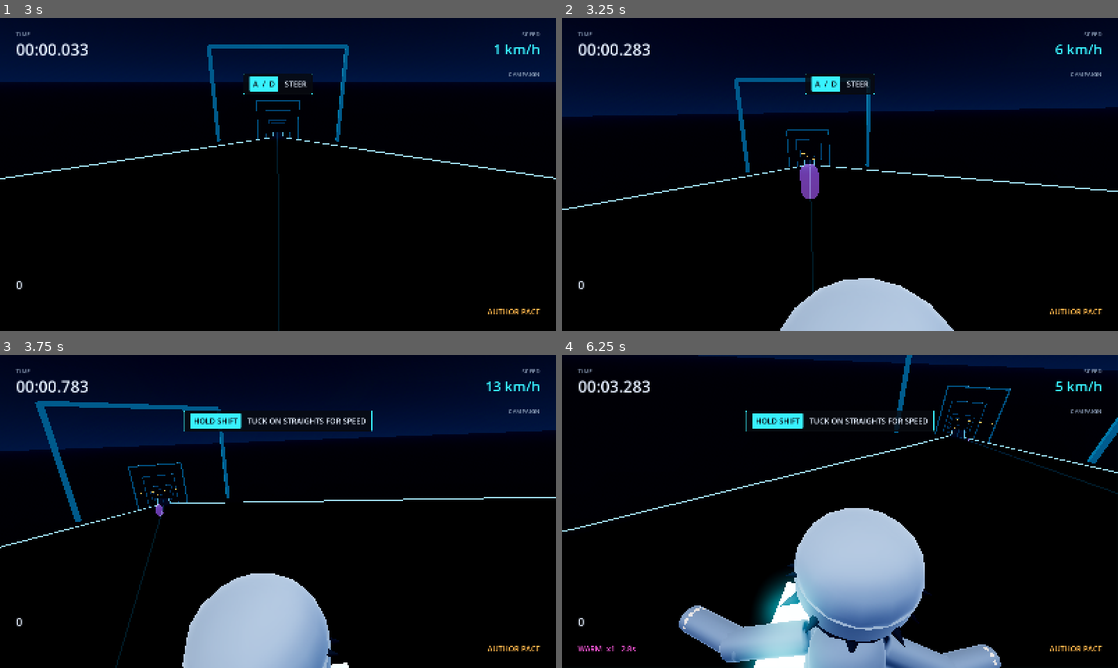
Above: before the commit, frames 1-4 (two rows, left to right).
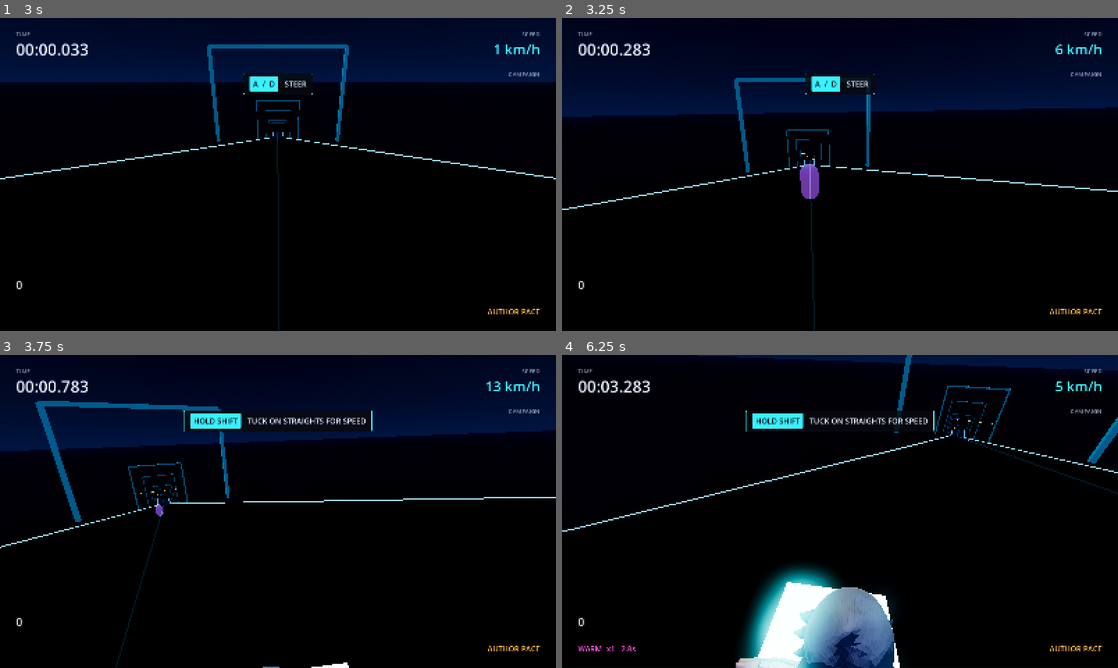
Above: after the commit, the same moments.

Repository: mikeylambo/Lets-Slide
Game: Godot game, scene res://Main.tscn
The game is run twice, just before and just after one commit, with the same random seed, the same clock (stepped at 60 frames per second) and the same inputs.
Inputs (mouse positions are in pixels of both pictures, inside the frame that each line leads up to):
- Up to frame 1 (3 s): click "START YOUR FIRST DESCENT" at 0.5 s; tap Enter (ui_accept) at 1.25 s; move the mouse to (400, 158) at 1.27 s; hold D (steer_right) 1.28-2 s; hold Shift (tuck) 1.28-2 s; click (400, 158) at 1.42 s; tap J (dev_jump) at 1.52 s; drag from (166, 190) to (250, 237) at 2.02 s; move the mouse to (333, 105) at 2.77 s; hold D (steer_right) from 2.78 s (still down); tap N at 2.85 s
- Up to frame 2 (3.25 s): keep holding D (steer_right)
- Up to frame 3 (3.75 s): release D (steer_right) at 3.5 s; drag from (250, 574) to (111, 464) at 3.52 s
- Up to frame 4 (6.25 s): move the mouse to (1006, 558) at 4.27 s; hold A (steer_left) 4.28-5 s; tap M at 4.35 s; tap J (dev_jump) at 4.52 s; drag from (673, 464) to (756, 433) at 5.02 s; move the mouse to (867, 511) at 5.77 s; hold Space (brake) from 5.78 s (still down); tap 1 at 5.85 s; click (867, 511) at 5.92 s

Frame 1 is identical in both runs. In frame 2, 3.7% of the frame differs, in the area x 39-71%, y 83-100%; in frame 3, 6.5%; in frame 4, 14%, in the area x 21-79%, y 48-100%.

Commit message:
Add Ed's 3D model (Hunyuan 3D 2.1 via Scenario)
art/ed/ed.glb: 15k-triangle textured mesh generated from Ed's front
render (background removed). RiderModel picks it up automatically and
normalises it to riding height; the procedural stand-in remains the
fallback. Presentation gate now covers both paths.

Co-Authored-By: Claude Opus 5.5 <noreply@anthropic.com>
Claude-Session: https://claude.ai/code/session_01952eWARxtScoSaE2dVGUTY

Diff:
--- a/tests/PresentationTests.gd
+++ b/tests/PresentationTests.gd
@@ -26,6 +26,7 @@
 	get_tree().quit(1 if failures > 0 else 0)
 
 func _rider() -> void:
+	RiderModel.glb_path = "res://art/ed/__missing__.glb"   # force the stand-in
 	var body = SlideBody.new(); add_child(body)
 	check("stand-in Ed is built when no model is present", body.rider != null and not body.rider.is_imported and body.rider.get_child_count() > 25, str(body.rider.get_child_count()))
 	body.rider.pose(1.0, 1.0, 1.0)
@@ -35,6 +36,13 @@
 	body.rider.pose(0.0, 0.0, 0.0)
 	check("tuck lowers the rider", hip_low < body.rider.get_node("torso").position.y)
 	body.queue_free()
+	RiderModel.glb_path = RiderModel.GLB_PATH
+	if ResourceLoader.exists(RiderModel.GLB_PATH):
+		var real = RiderModel.new(); add_child(real)
+		await get_tree().process_frame
+		var box = RiderModel._aabb(real, Transform3D.IDENTITY)
+		check("Ed's model (art/ed/ed.glb) loads at riding height", real.is_imported and absf(box.size.y - RiderModel.HEIGHT * RiderModel.RIDE_SCALE) < 0.01, str(box.size))
+		real.queue_free()
 
 	# A 2 m tall model exported at runtime is normalised to Ed's 1.2 m.
 	var root = Node3D.new(); var mi = MeshInstance3D.new(); var box = BoxMesh.new(); box.size = Vector3(0.6, 2.0, 0.4)
Binary file added: art/ed/ed.glb
Binary file added: art/ed/ed_Image_0.jpg
Binary file added: art/ed/ed_Image_1.png
Binary file added: art/ed/meshy/preview_ed_ingame.png
Not shown, changed: art/ed/meshy/README.md
